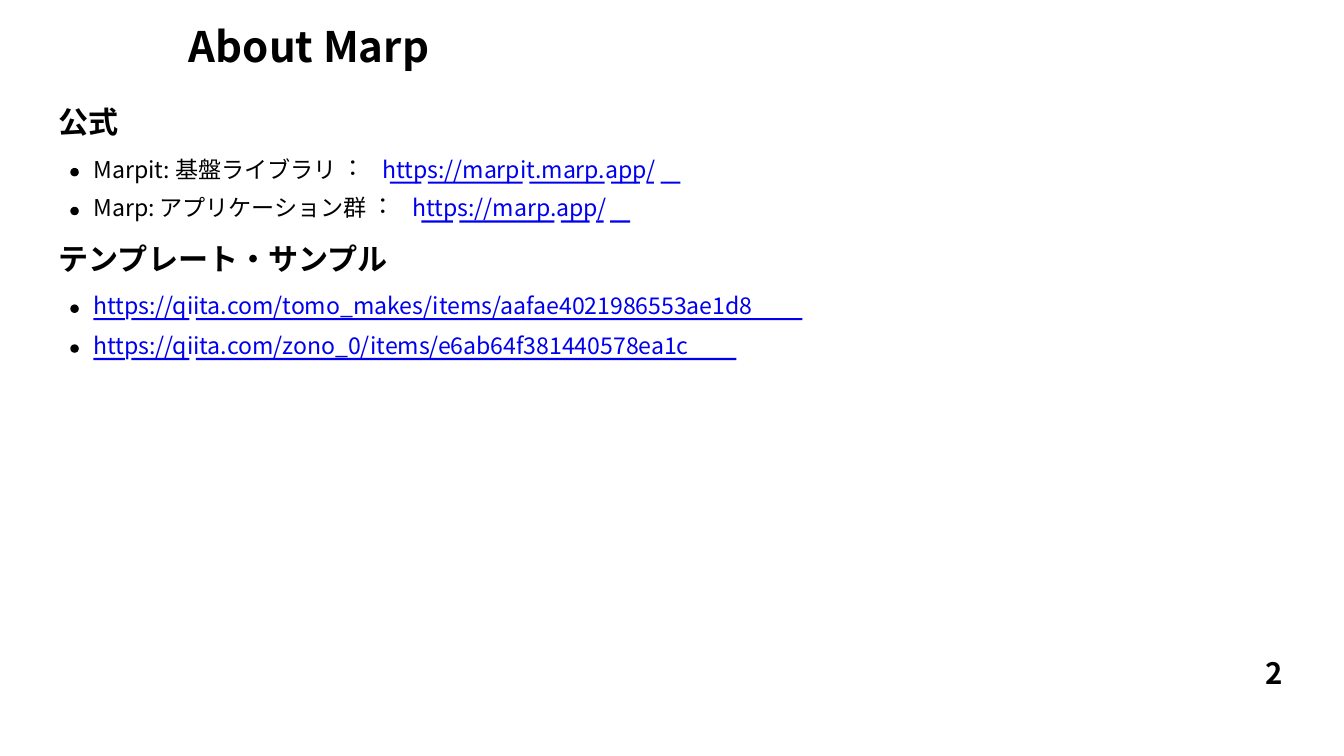
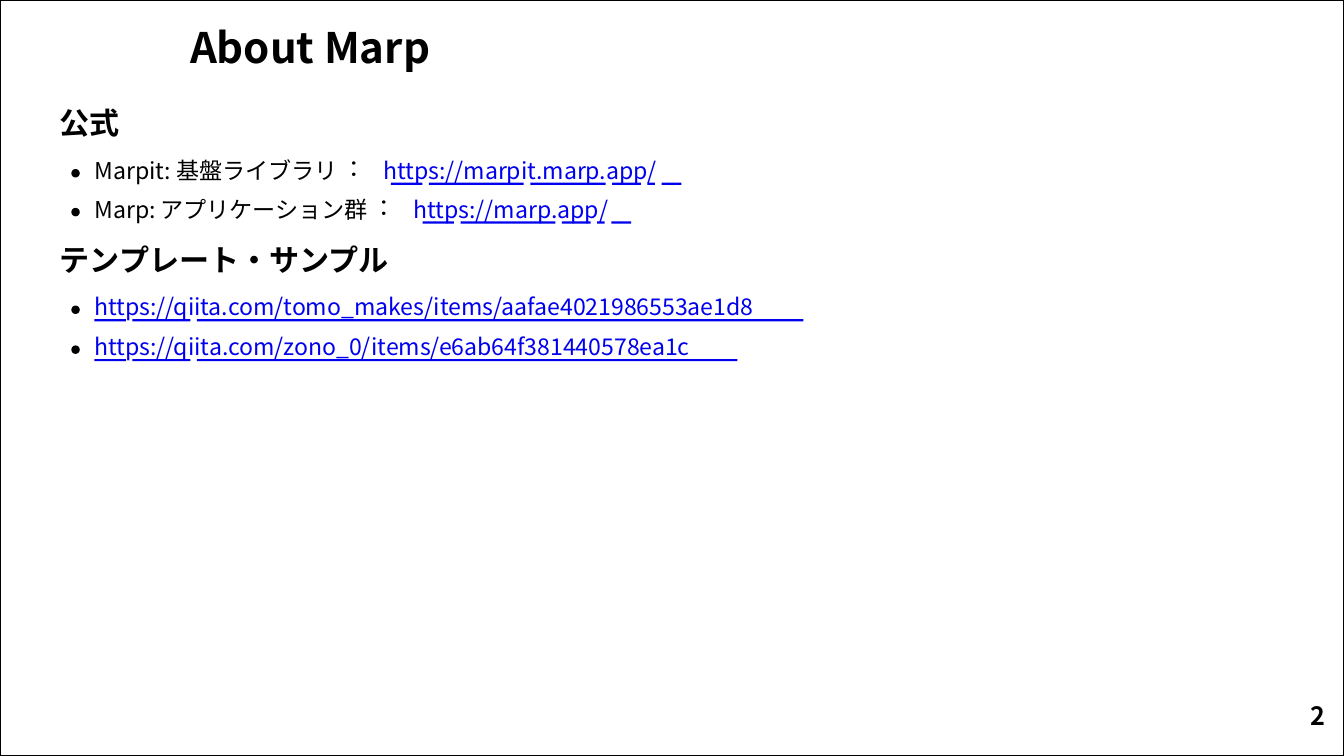
Before and after one commit to sdkn104/misc, a slide deck: slide 2 of Comp/Marp/marp.pptx. Drawn at 1344x756 pixels with LibreOffice and Linux fonts; fonts in the diff are those of the drawing; background and template pictures are left out. Boxes give left, top, right and bottom in pixels: in the first picture for what was removed or moved away, otherwise in the second. Text is boxed around its words. In the diff, an @@ line names an element or a change of style, - is before the commit and + after.

```diff
--- a/Comp/Marp/marp.pptx
+++ b/Comp/Marp/marp.pptx
@@ freeform shape added at box(1, 1, 1344, 756), outline #000000 0.74 pt @@
@@ outline redrawn in 8 elements at box(391, 182, 682, 185), box(72, 306, 80, 314), box(72, 169, 80, 177), box(72, 208, 80, 216), box(95, 320, 804, 322), box(72, 346, 80, 354), box(422, 222, 631, 224), box(95, 359, 738, 361) @@
@@ text "2": place and size @@
-text "2" at box(1265, 662, 1282, 684)
+text "2" at box(1310, 706, 1325, 725)
@@ text "2" at box(1310, 706, 1325, 725): size 21 to 18 pt @@
```
Also in this commit, not shown: 12 other slides changed, 5 other files.
